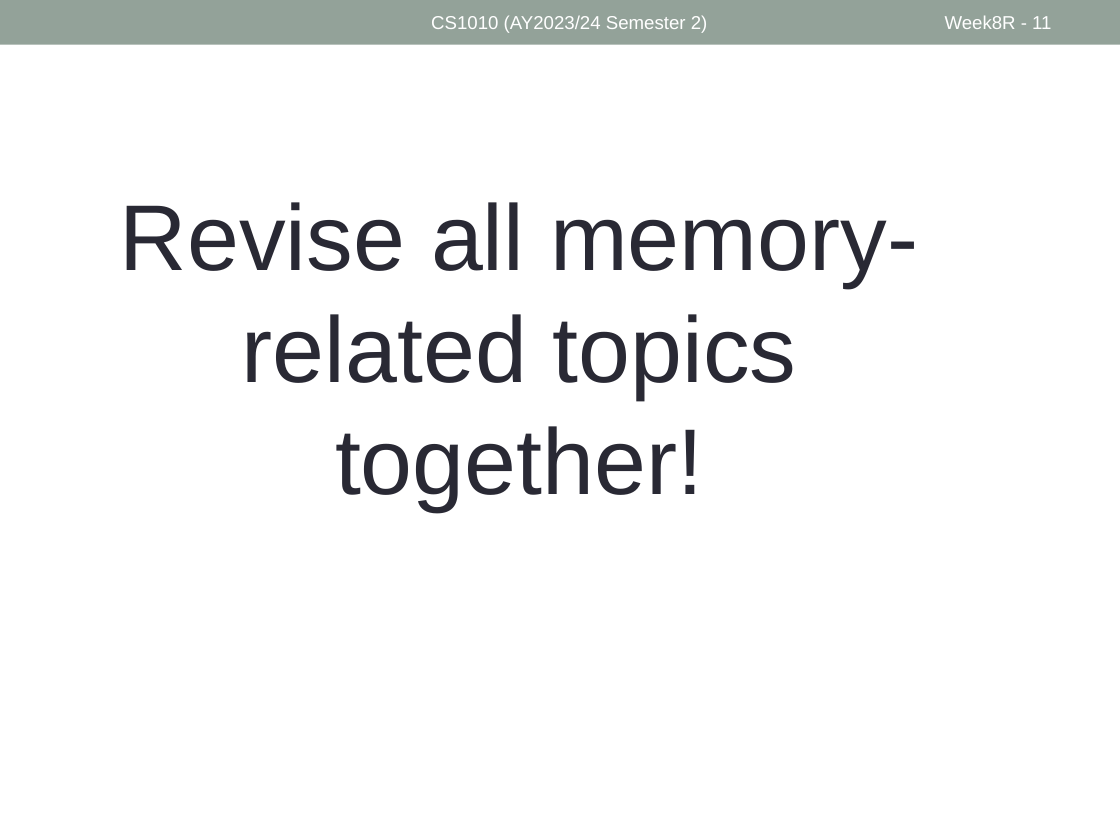
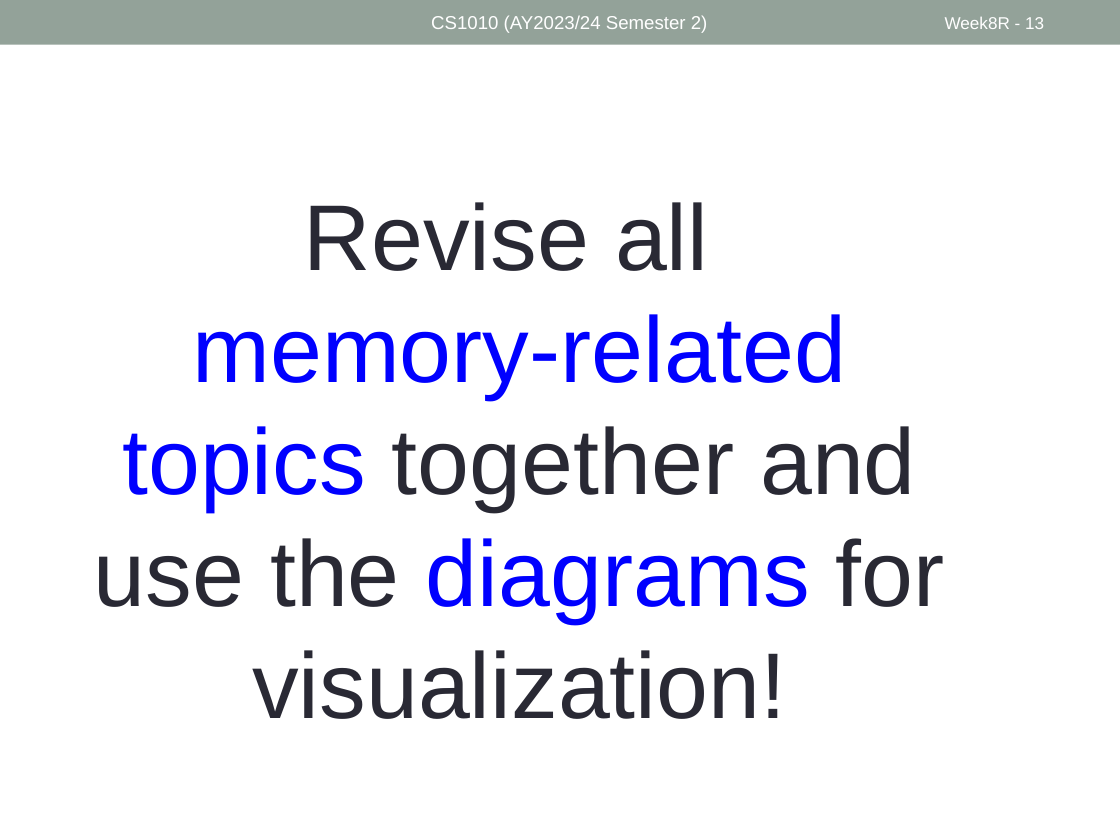
Before and after one commit to nus-cs1010-2425-s2/website, a slide deck: slide 13 of slides/Week8_Recap.pptx (slide 11 before the commit). Drawn at 1120x840 pixels with LibreOffice and Linux fonts; fonts in the diff are those of the drawing. Boxes give left, top, right and bottom in pixels: in the first picture for what was removed or moved away, otherwise in the second. Text is boxed around its words. In the diff, an @@ line names an element or a change of style, - is before the commit and + after.

```diff
--- a/slides/Week8_Recap.pptx
+++ b/slides/Week8_Recap.pptx
@@ page number at (945, 17, 1044, 29): text changed; size 12 to 11 pt @@
-Week8R - 11
+Week8R - 13
@@ text at (94, 202, 945, 719): text changed @@
-Revise all memory-related topics together!
+Revise all
+memory-related topics together and use the diagrams for visualization!
```
Also in this commit, not shown: 3 other slides changed, 8 slides added, 6 slides removed, 4 other files.
